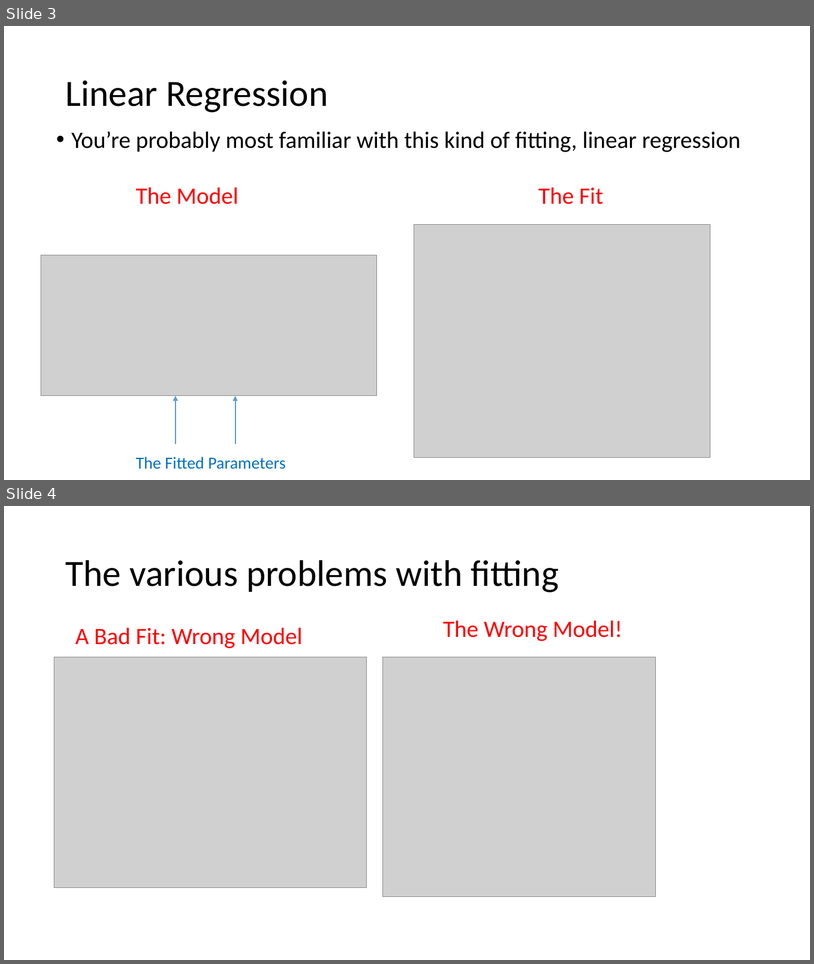
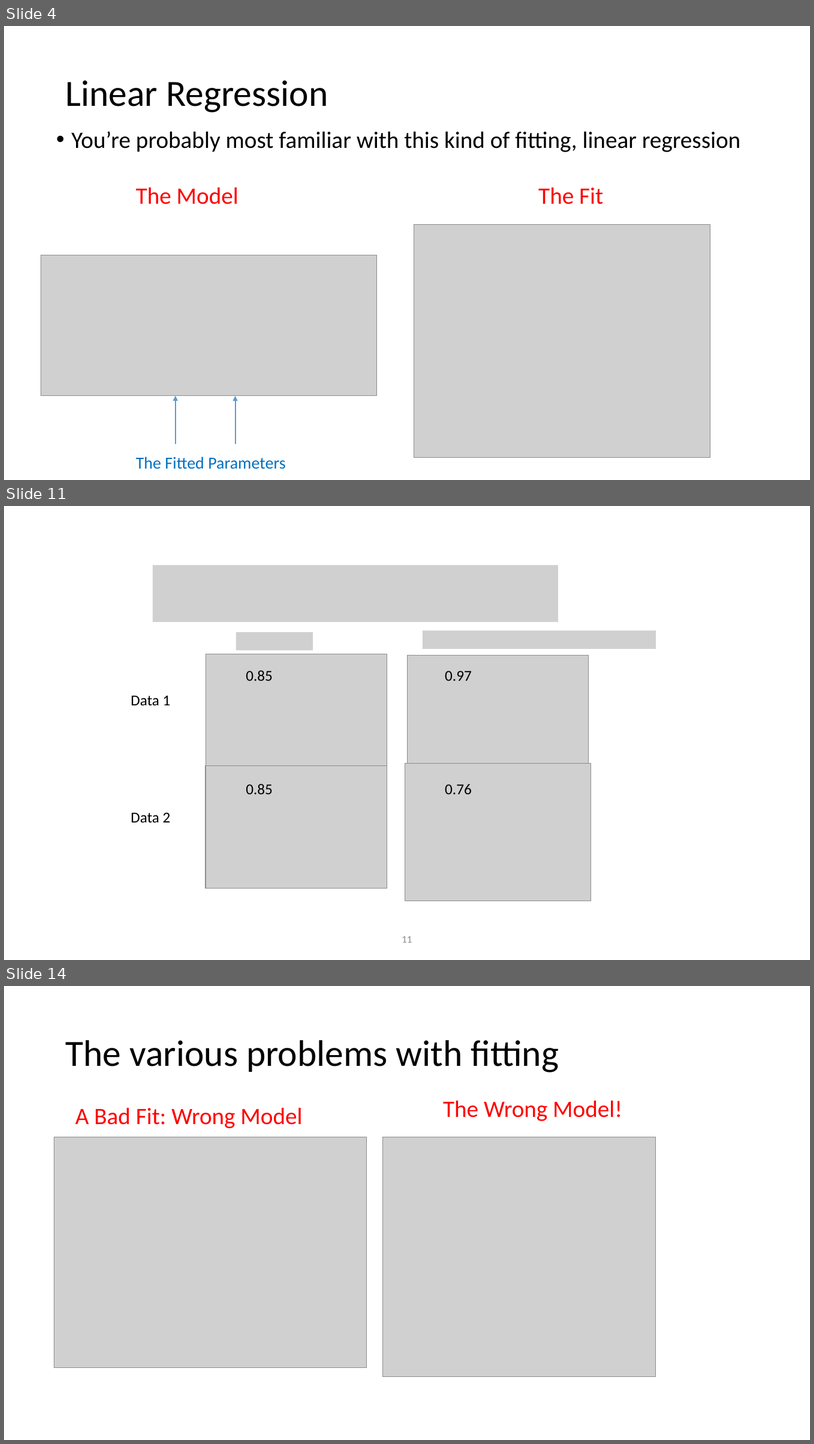
Before and after one commit to ModelEngineering/advancing-biomedical-models, a slide deck: Lectures/Lecture_7_Model_Fitting.pptx. Shown one above the other, each under a label of ours: slides 3 and 4 before the commit, slides 4, 11 and 14 after it; the slides between them are not shown. The pictures are 814x964 and 814x1444 pixels, drawn with LibreOffice and Linux fonts; fonts in the diff are those of the drawing; grey boxes stand for pictures. Boxes give left, top, right and bottom in pixels: in the first picture for what was removed or moved away, otherwise in the second. Text is boxed around its words. In the diff, an @@ line names an element or a change of style, - is before the commit and + after.

```diff
--- a/Lectures/Lecture_7_Model_Fitting.pptx
+++ b/Lectures/Lecture_7_Model_Fitting.pptx
@@ slide 11 added at (4,506,810,960), background #FFFFFF @@
@@ picture added at (153,565,559,622) @@
@@ picture added at (423,631,656,649) @@
@@ picture added at (236,632,313,650) @@
@@ picture added at (206,654,387,780) @@
@@ picture added at (408,655,589,778) @@
@@ text added at (246,670,273,681), 18 pt, text #000000 @@
+0.85
@@ text added at (445,670,472,681), 18 pt, text #000000 @@
+0.97
@@ text added at (131,695,171,705), 18 pt, text #000000 @@
+Data 1
@@ picture added at (206,766,387,888) @@
@@ picture added at (405,764,591,901) @@
@@ text added at (246,784,273,794), 18 pt, text #000000 @@
+0.85
@@ text added at (445,784,472,794), 18 pt, text #000000 @@
+0.76
@@ text added at (131,812,171,822), 18 pt, text #000000 @@
+Data 2
@@ page number added at (402,936,412,942), 12 pt, text #8C8C8C @@
+11
@@ what was slide 3 is now slide 4 @@
@@ what was slide 4 is now slide 14 @@
```
Also in this commit, not shown: 1 slide changed, 10 other slides added, 1 slide removed, 1 other file.
